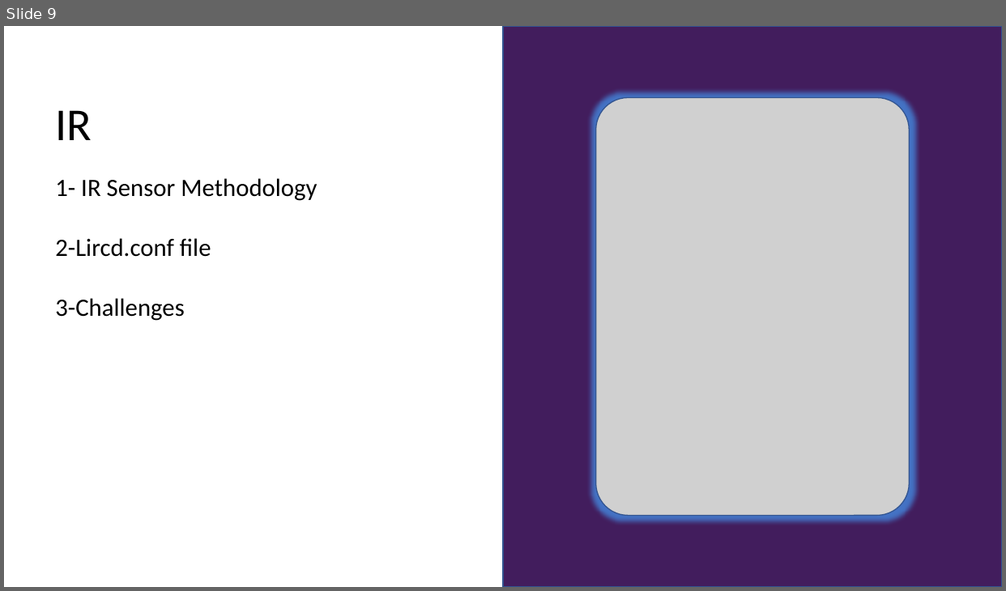
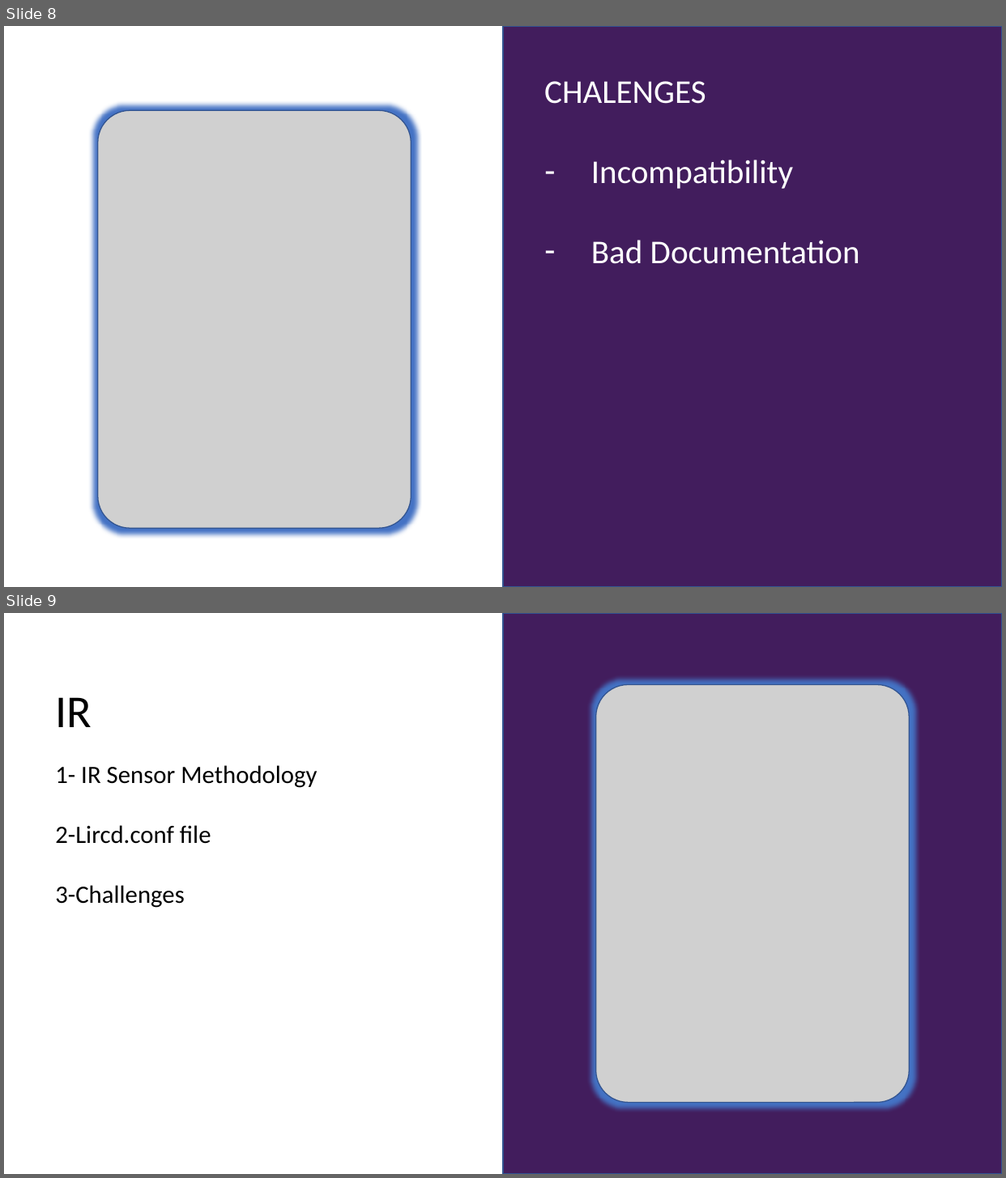
Before and after one commit to YasmenEhab/Music-Player-Application-, a slide deck: project.pptx. Shown one above the other, each under a label of ours: slide 9 before the commit, slides 8 and 9 after it. The pictures are 1006x591 and 1006x1178 pixels, drawn with LibreOffice and Linux fonts; fonts in the diff are those of the drawing; grey boxes stand for pictures. Boxes give left, top, right and bottom in pixels: in the first picture for what was removed or moved away, otherwise in the second. Text is boxed around its words. In the diff, an @@ line names an element or a change of style, - is before the commit and + after.

```diff
--- a/project.pptx
+++ b/project.pptx
@@ slide 8 added at box(4, 26, 1002, 587), background #FFFFFF @@
@@ rectangle added at box(503, 26, 1002, 587), fill #421D5D, outline #325491 1 pt @@
@@ text added at box(544, 81, 860, 264), 32 pt, text #FFFFFF @@
+CHALENGES
+– Incompatibility
+– Bad Documentation
@@ picture added at box(98, 110, 411, 528) @@
```
Also in this commit, not shown: 3 slides changed, 2 other slides added, 1 slide removed.
